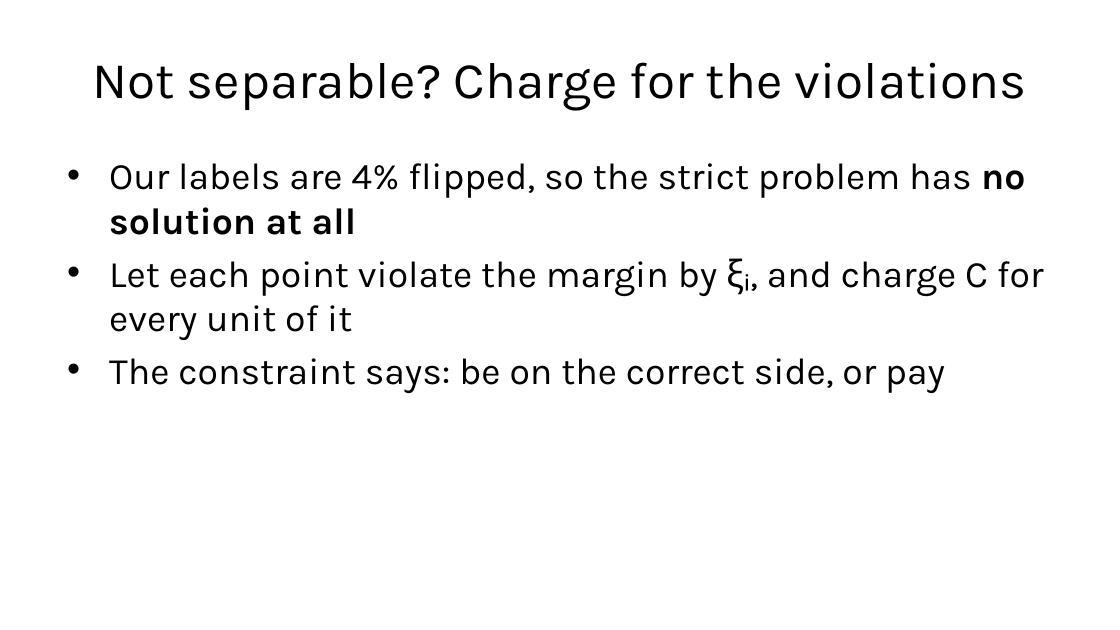
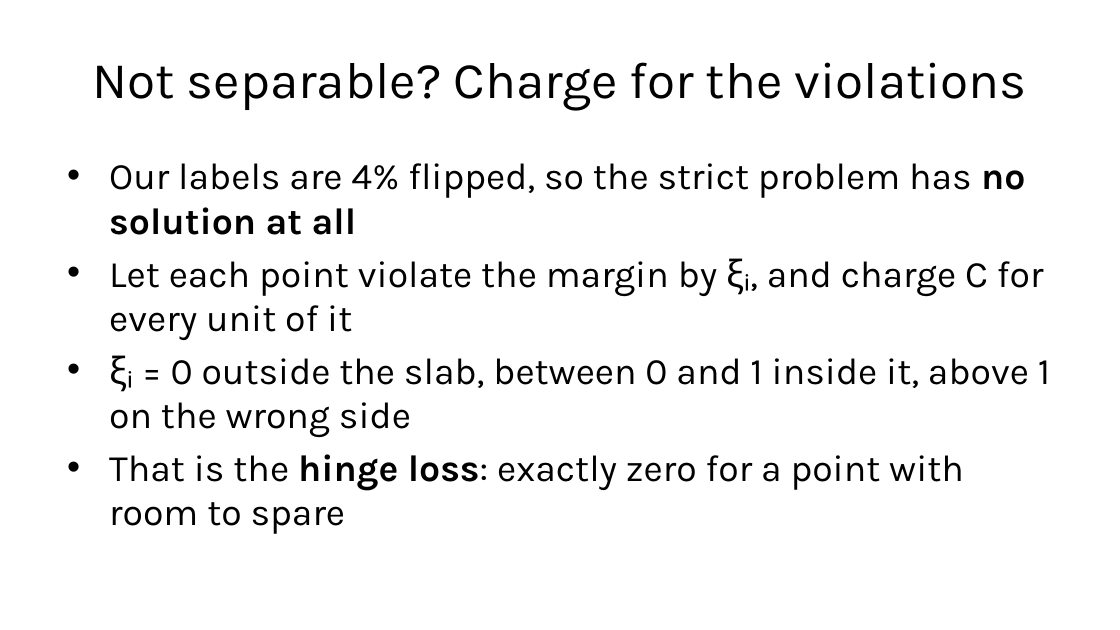
Before and after one commit to fabioantonini/technologies-for-artificial-intelligence, a slide deck: slide 42 of Lessons/06_knn_naive_bayes_svm/Slides/knn_naive_bayes_svm_slides.pptx. Drawn at 1120x630 pixels with LibreOffice and Linux fonts; fonts in the diff are those of the drawing; background and template pictures are left out. Boxes give left, top, right and bottom in pixels: in the first picture for what was removed or moved away, otherwise in the second. Text is boxed around its words. In the diff, an @@ line names an element or a change of style, - is before the commit and + after.

```diff
--- a/Lessons/06_knn_naive_bayes_svm/Slides/knn_naive_bayes_svm_slides.pptx
+++ b/Lessons/06_knn_naive_bayes_svm/Slides/knn_naive_bayes_svm_slides.pptx
@@ text at [109, 355, 1050, 534]: text changed @@
-• The constraint says: be on the correct side, or pay
+• ξᵢ = 0 outside the slab, between 0 and 1 inside it, above 1 on the wrong side
+• That is the hinge loss: exactly zero for a point with room to spare
```
Also in this commit, not shown: 3 slides added, 8 other files.
